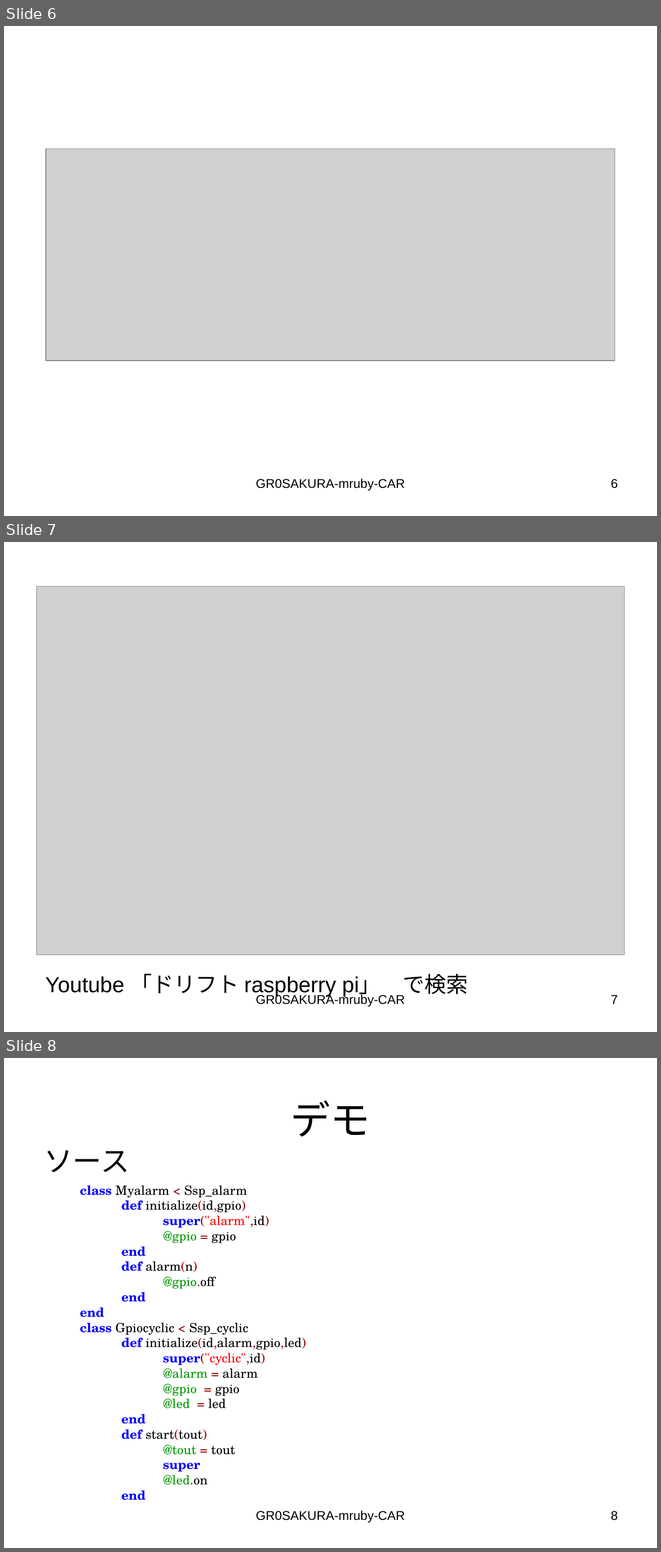
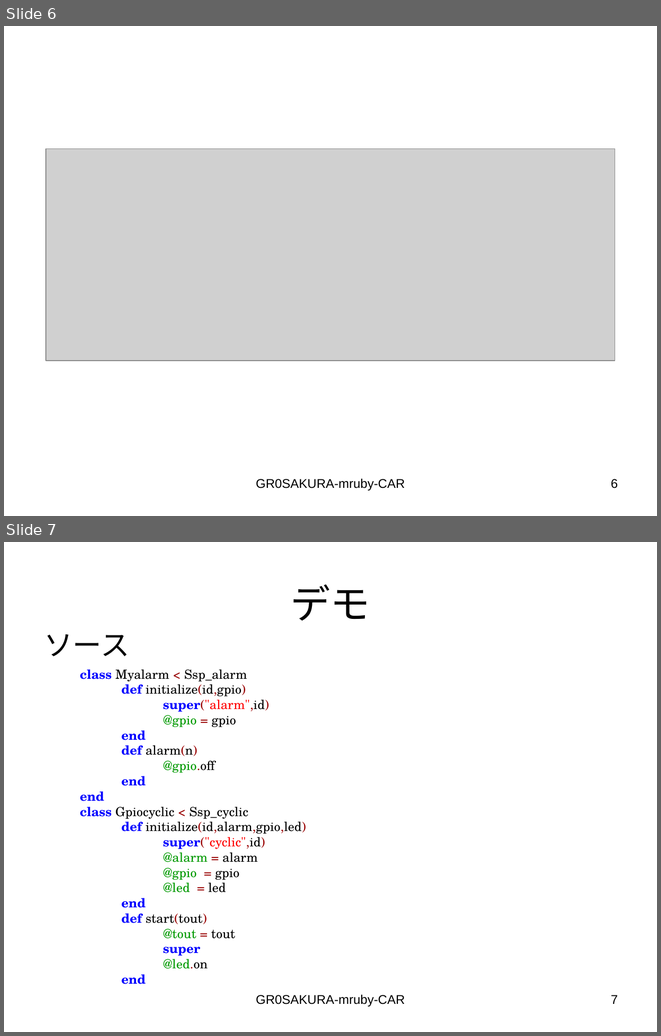
Before and after one commit to alvstakahashi/GR-SAKURA-MRUBY-CAR, a slide deck: GR-SAKURAで動く mrubyスマホリモコンカー（タミヤ製ラジコン改造).ppt. Shown one above the other, each under a label of ours: slides 6, 7 and 8 before the commit, slides 6 and 7 after it. The pictures are 661x1552 and 661x1036 pixels, drawn with LibreOffice and Linux fonts; fonts in the diff are those of the drawing; grey boxes stand for pictures. Boxes give left, top, right and bottom in pixels: in the first picture for what was removed or moved away, otherwise in the second. Text is boxed around its words. In the diff, an @@ line names an element or a change of style, - is before the commit and + after.

Commit message:
20151023
資料の訂正
IOの記述変更
RaspberryPiの記述削除

```diff
--- a/GR-SAKURAで動く mrubyスマホリモコンカー（タミヤ製ラジコン改造).ppt
+++ b/GR-SAKURAで動く mrubyスマホリモコンカー（タミヤ製ラジコン改造).ppt
@@ slide 7 removed at (4, 542, 657, 1032), background #FFFFFF @@
@@ picture removed at (37, 587, 624, 955) @@
@@ text removed at (45, 973, 468, 997) @@
-Youtube 「ドリフト raspberry pi」 で検索
@@ text removed at (256, 994, 405, 1006) @@
-GR0SAKURA-mruby-CAR
@@ page number removed at (611, 995, 618, 1004) @@
-7
@@ what was slide 8 is now slide 7 @@
@@ page number at (611, 995, 618, 1004): text changed @@
-8
+7
```
Also in this commit, not shown: 1 slide changed, 1 other file.
